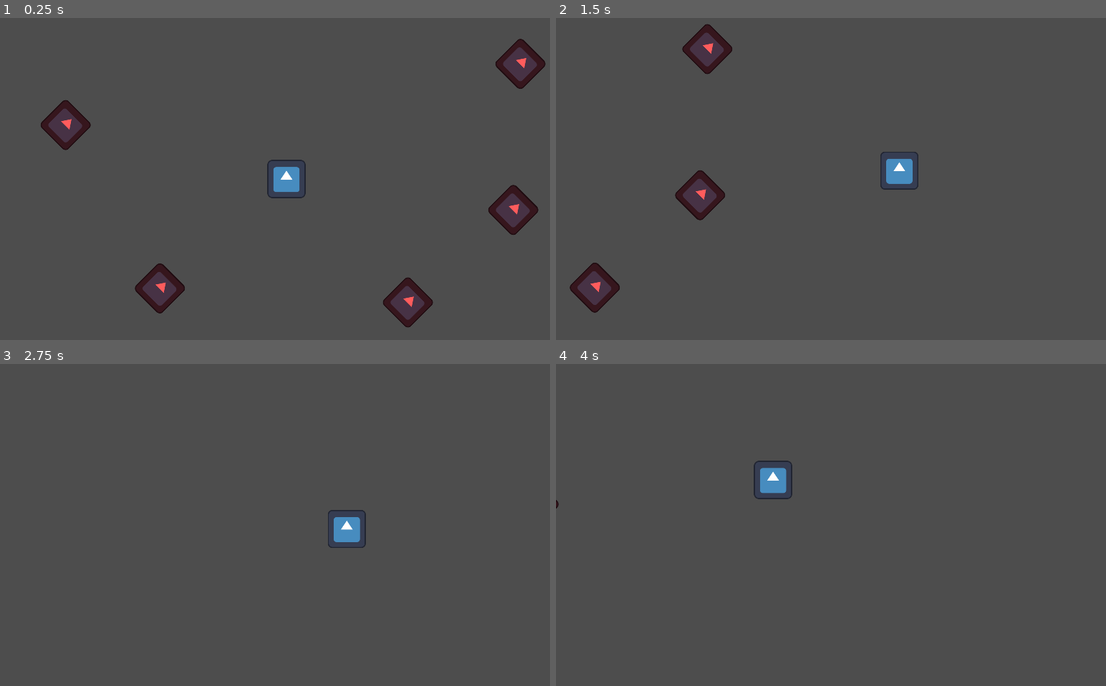
Above: before the commit, frames 1-4 (two rows, left to right).
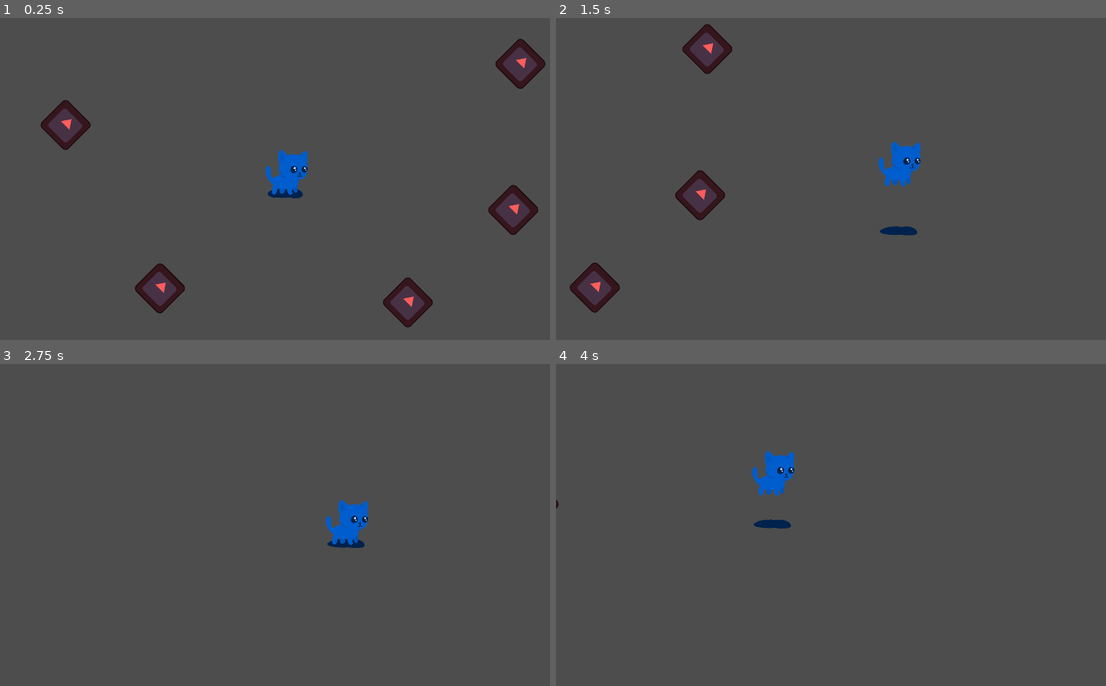
Above: after the commit, the same moments.

Repository: FlashViper/Ludum-Dare-53
Game: Godot game, scene res://player/playground.tscn
The game is run twice, just before and just after one commit, with the same random seed, the same clock (stepped at 60 frames per second) and the same inputs. This scene is started directly instead of the project's main scene. The engine's default icon, where the game draws it, is replaced by a stand-in: a white triangle on a blue panel in a dark square.
Inputs (mouse positions are in pixels of both pictures, inside the frame that each line leads up to):
- Up to frame 1 (0.25 s): no input
- Up to frame 2 (1.5 s): move the mouse to (968, 162) at 0.52 s; hold D (right) 0.53-1.28 s; tap X (dive) at 0.6, 1.35 s; click (968, 162) at 0.67 s; tap Space (jump) at 0.77 s; move the mouse to (726, 195) at 1.27 s; hold S (down) from 1.28 s (still down)
- Up to frame 3 (2.75 s): tap Space (jump) at 1.52 s; move the mouse to (341, 454) at 2.02 s; release S (down) at 2.03 s; press the mouse at (341, 454) at 2.03 s; hold D (right) from 2.03 s (still down); tap X (dive) at 2.3 s
- Up to frame 4 (4 s): move the mouse to (814, 589) at 2.77 s; release D (right) at 2.78 s; release the mouse at (814, 589) at 2.78 s; hold W (up) 2.78-3.53 s; tap X (dive) at 2.85, 3.6 s; click (814, 589) at 2.92 s; tap Space (jump) at 3.02, 3.77 s; move the mouse to (1012, 573) at 3.52 s; hold A (left) from 3.53 s (still down)

The runs differ from the first frame. In frame 1, 0.9% of the frame differs, in the area x 48-56%, y 40-56%; in frame 2, 0.9%, in the area x 58-67%, y 38-68%; in frame 3, 0.8%; in frame 4, 0.9%.

Commit message:
Implimented player art (but not animations)

Diff:
--- /dev/null
+++ b/objects/shadow.tscn
@@ -0,0 +1,31 @@
+[gd_scene load_steps=5 format=3 uid="uid://clxfoe5rmeonm"]
+
+[ext_resource type="Texture2D" uid="uid://bafp88mrw4uvo" path="res://player/shadow.png" id="1_htn5p"]
+
+[sub_resource type="AtlasTexture" id="AtlasTexture_5qjat"]
+atlas = ExtResource("1_htn5p")
+region = Rect2(0, 0, 128, 128)
+
+[sub_resource type="AtlasTexture" id="AtlasTexture_qp757"]
+atlas = ExtResource("1_htn5p")
+region = Rect2(128, 0, 128, 128)
+
+[sub_resource type="SpriteFrames" id="SpriteFrames_xj44m"]
+animations = [{
+"frames": [{
+"duration": 1.0,
+"texture": SubResource("AtlasTexture_5qjat")
+}, {
+"duration": 1.0,
+"texture": SubResource("AtlasTexture_qp757")
+}],
+"loop": true,
+"name": &"default",
+"speed": 5.0
+}]
+
+[node name="Shadow" type="AnimatedSprite2D"]
+position = Vector2(-3, 42)
+sprite_frames = SubResource("SpriteFrames_xj44m")
+autoplay = "default"
+frame_progress = 0.559775
--- a/player/player.tscn
+++ b/player/player.tscn
@@ -1,17 +1,98 @@
-[gd_scene load_steps=11 format=3 uid="uid://bq35offvda3hv"]
+[gd_scene load_steps=21 format=3 uid="uid://bq35offvda3hv"]
 
 [ext_resource type="Script" path="res://player/player_node.gd" id="1_4h23a"]
 [ext_resource type="Script" path="res://player/states/player_state_machine.gd" id="2_nhcl8"]
 [ext_resource type="Script" path="res://player/states/movement.gd" id="3_gfbnw"]
 [ext_resource type="Script" path="res://player/states/launch.gd" id="3_j5cb2"]
-[ext_resource type="Texture2D" uid="uid://dpb8u7mse50w7" path="res://icon.svg" id="4_lgbo2"]
 [ext_resource type="Script" path="res://player/states/glide.gd" id="4_yqpy0"]
 [ext_resource type="Script" path="res://player/states/dive.gd" id="6_w8a6q"]
 [ext_resource type="Script" path="res://player/player_visual.gd" id="7_n5v4d"]
+[ext_resource type="Texture2D" uid="uid://dylfvnh5ww8qk" path="res://player/player_spritesheet.png" id="8_b5ex8"]
+[ext_resource type="PackedScene" uid="uid://clxfoe5rmeonm" path="res://objects/shadow.tscn" id="8_q00d1"]
 
 [sub_resource type="Curve" id="Curve_87u1w"]
 _data = [Vector2(0, 0), 0.0, 3.50369, 0, 0, Vector2(0.666667, 1), 0.0, 0.0, 0, 0, Vector2(1, 0.608108), -0.191268, 0.0, 0, 0]
 point_count = 3
+
+[sub_resource type="AtlasTexture" id="AtlasTexture_1vnaq"]
+atlas = ExtResource("8_b5ex8")
+region = Rect2(1536, 0, 256, 256)
+
+[sub_resource type="AtlasTexture" id="AtlasTexture_piu46"]
+atlas = ExtResource("8_b5ex8")
+region = Rect2(1792, 0, 256, 256)
+
+[sub_resource type="AtlasTexture" id="AtlasTexture_5rsf8"]
+atlas = ExtResource("8_b5ex8")
+region = Rect2(0, 256, 256, 256)
+
+[sub_resource type="AtlasTexture" id="AtlasTexture_3dsfy"]
+atlas = ExtResource("8_b5ex8")
+region = Rect2(1280, 0, 256, 256)
+
+[sub_resource type="AtlasTexture" id="AtlasTexture_8rdfl"]
+atlas = ExtResource("8_b5ex8")
+region = Rect2(0, 0, 256, 256)
+
+[sub_resource type="AtlasTexture" id="AtlasTexture_iccbw"]
+atlas = ExtResource("8_b5ex8")
+region = Rect2(256, 0, 256, 256)
+
+[sub_resource type="AtlasTexture" id="AtlasTexture_qqsrn"]
+atlas = ExtResource("8_b5ex8")
+region = Rect2(768, 0, 256, 256)
+
+[sub_resource type="AtlasTexture" id="AtlasTexture_7psl5"]
+atlas = ExtResource("8_b5ex8")
+region = Rect2(1024, 0, 256, 256)
+
+[sub_resource type="SpriteFrames" id="SpriteFrames_niv1s"]
+animations = [{
+"frames": [{
+"duration": 1.0,
+"texture": SubResource("AtlasTexture_1vnaq")
+}, {
+"duration": 1.0,
+"texture": SubResource("AtlasTexture_1vnaq")
+}, {
+"duration": 1.0,
+"texture": SubResource("AtlasTexture_1vnaq")
+}, {
+"duration": 1.0,
+"texture": SubResource("AtlasTexture_piu46")
+}, {
+"duration": 1.0,
+"texture": SubResource("AtlasTexture_5rsf8")
+}, {
+"duration": 1.0,
+"texture": SubResource("AtlasTexture_3dsfy")
+}],
+"loop": false,
+"name": &"dive",
+"speed": 12.0
+}, {
+"frames": [{
+"duration": 1.0,
+"texture": SubResource("AtlasTexture_8rdfl")
+}, {
+"duration": 1.0,
+"texture": SubResource("AtlasTexture_iccbw")
+}],
+"loop": true,
+"name": &"idle",
+"speed": 5.0
+}, {
+"frames": [{
+"duration": 1.0,
+"texture": SubResource("AtlasTexture_qqsrn")
+}, {
+"duration": 1.0,
+"texture": SubResource("AtlasTexture_7psl5")
+}],
+"loop": true,
+"name": &"run",
+"speed": 5.0
+}]
 
 [sub_resource type="CircleShape2D" id="CircleShape2D_0b237"]
 radius = 60.075
@@ -38,8 +119,13 @@
 [node name="Visual" type="Node2D" parent="."]
 script = ExtResource("7_n5v4d")
 
-[node name="Body" type="Sprite2D" parent="Visual"]
-texture = ExtResource("4_lgbo2")
+[node name="Shadow" parent="Visual" instance=ExtResource("8_q00d1")]
+
+[node name="Body" type="AnimatedSprite2D" parent="Visual"]
+sprite_frames = SubResource("SpriteFrames_niv1s")
+animation = &"idle"
+autoplay = "idle"
+offset = Vector2(0, -50)
 
 [node name="CollisionShape2D" type="CollisionShape2D" parent="."]
 shape = SubResource("CircleShape2D_0b237")
